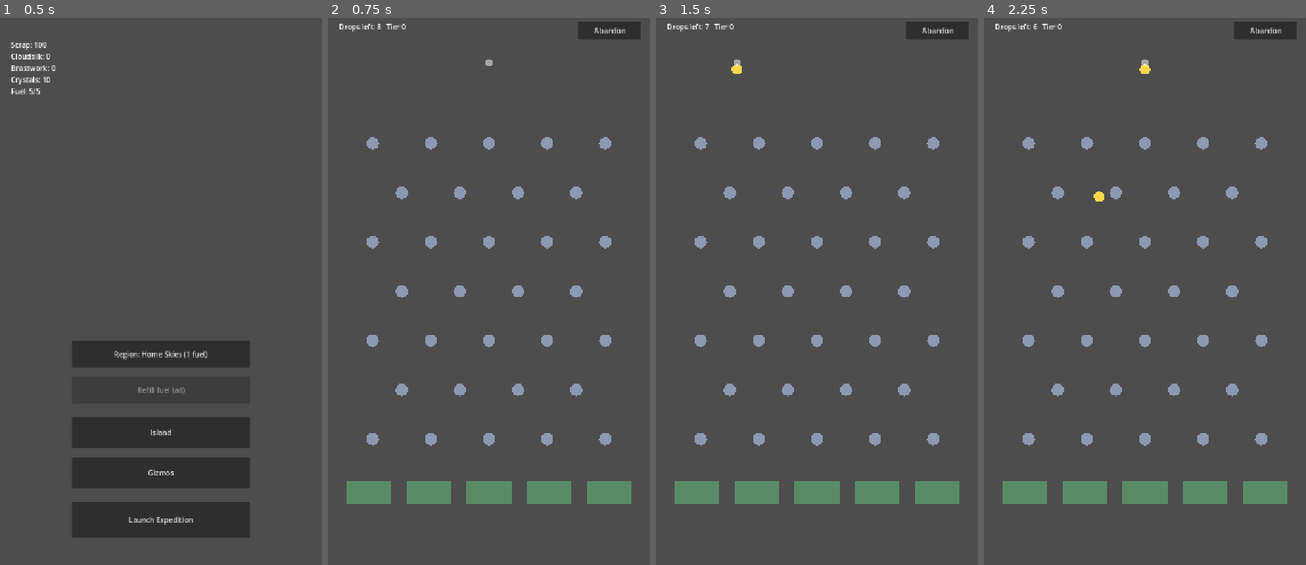
Above: before the commit, frames 1-4 (left to right).
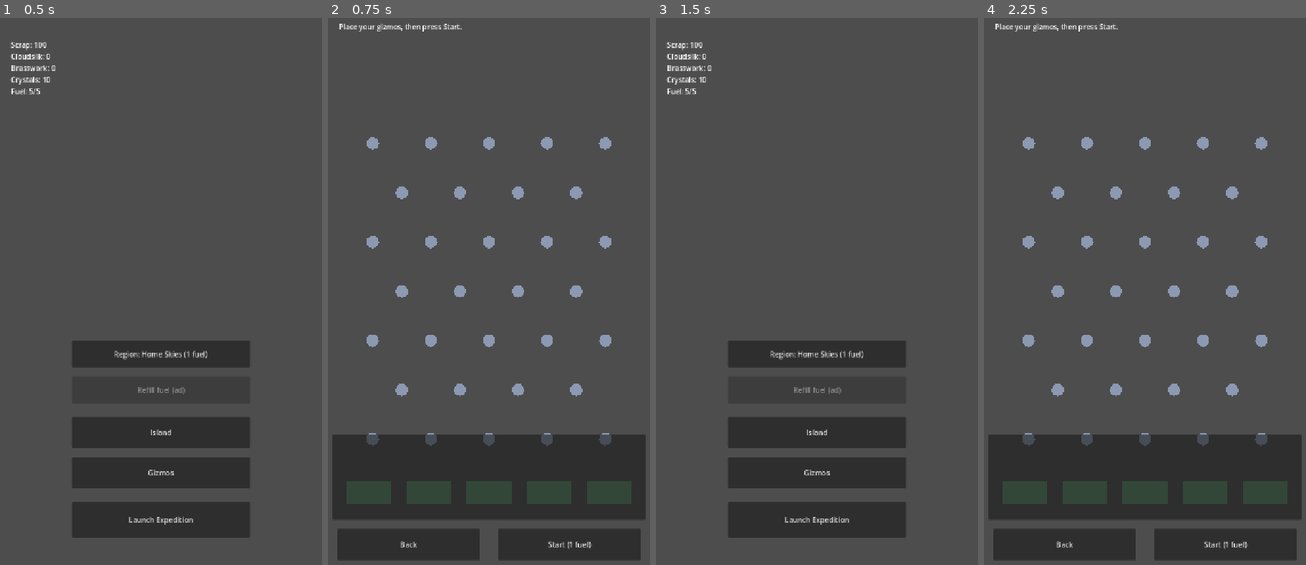
Above: after the commit, the same moments.

Repository: Graydyn/windfall-isle
Game: Godot game, scene res://game/main.tscn
Two runs of this game, one before a commit and one after it. Both use one fixed random seed, a clock stepped at 60 frames per second and the inputs below.
Inputs (mouse positions are in pixels of both pictures, inside the frame that each line leads up to):
- Up to frame 1 (0.5 s): no input
- Up to frame 2 (0.75 s): click "Launch Expedition" at 0.5 s
- Up to frame 3 (1.5 s): click (736, 543) at 1.25 s, where only the run after the commit has a clickable "Back"
- Up to frame 4 (2.25 s): click (1145, 521) at 2 s, where only the run after the commit has a clickable "Launch Expedition"

Frame 1 is identical in both runs. In frame 2, 21% of the frame differs, in the area x 1-99%, y 0-99%; in frame 3, 18%; in frame 4, 21%.

Commit message:
feat: run setup phase with fuel spent on Start
Co-Authored-By: Claude Fable 5 <noreply@anthropic.com>

Diff:
--- a/game/main.gd
+++ b/game/main.gd
@@ -43,11 +43,8 @@
 
 
 func _on_launch_pressed() -> void:
-	var region_entry := RegionModel.entry(DataDefs.run, _selected_region())
-	var cost := RegionModel.fuel_cost(region_entry, GameState.data["island"])
-	if not FuelModel.spend(GameState.data["fuel"], cost, TimeUtil.now()):
-		_refresh()
-		return
+	# Fuel is spent by the run scene's Start button now (drag-drop setup
+	# spec); this button only gates on affordability via _refresh.
 	GameState.save_game()
 	get_tree().change_scene_to_file("res://game/run/salvage_run.tscn")
 
--- a/game/run/salvage_run.gd
+++ b/game/run/salvage_run.gd
@@ -1,8 +1,9 @@
 extends Node2D
-## Glue for one expedition: DropController -> RunModel -> Pod physics ->
-## Skyfield catchers -> Economy. Fuel was already spent by the launcher
-## (main.gd); this scene only runs the drops. Loot is credited per catch, so
-## abandoning or being killed by the OS never loses anything (spec 3.2).
+## Glue for one expedition: a SETUP phase over the built board (drag gizmos
+## into slots, fuel unspent), then Start spends fuel, installs gizmos, and
+## runs the drops. Loot is credited per catch, so abandoning or being killed
+## by the OS never loses anything (spec 3.2; fuel-on-Start amended by the
+## 2026-08-23 drag-drop setup spec).
 
 const PodScene := preload("res://game/run/pod.tscn")
 
@@ -16,6 +17,10 @@
 var _pending_offers := 0
 var _island_mult := 1.0
 
+enum Phase { SETUP, RUNNING, OVER }
+var _phase := Phase.SETUP
+var _region_id := ""
+
 @onready var board: Skyfield = $Skyfield
 @onready var controller: DropController = $DropController
 
@@ -23,8 +28,8 @@
 func _ready() -> void:
 	var run_defs: Dictionary = DataDefs.run
 	pod_defs = run_defs.get("pod", {})
-	var region_id := RegionModel.selected_id(GameState.data, run_defs, GameState.data["island"])
-	var region: Dictionary = DataDefs.skyfield(region_id)
+	_region_id = RegionModel.selected_id(GameState.data, run_defs, GameState.data["island"])
+	var region: Dictionary = DataDefs.skyfield(_region_id)
 	var run_config: Dictionary = run_defs.duplicate()
 	run_config["drops_per_run"] = IslandEffects.drops_per_run(run_defs, GameState.data["island"], DataDefs.buildings)
 	run_config["quota_tiers"] = region.get("quota_tiers", [])
@@ -32,12 +37,6 @@
 	# Island state cannot change mid-run; read the Lens Array bonus once.
 	_island_mult = IslandEffects.payout_multiplier(GameState.data["island"], DataDefs.buildings)
 	board.build(region, run_defs)
-	var gizmos_state: Dictionary = GameState.data["gizmos"]
-	board.install_gizmos(
-		GizmoLoadout.loadout_for(gizmos_state, region_id),
-		DataDefs.gizmos,
-		GizmoLoadout.owned(gizmos_state),
-		self)
 	controller.configure(region.get("board", {}), float(pod_defs.get("radius", 12.0)))
 	board.pod_caught.connect(_on_pod_caught)
 	controller.drop_requested.connect(_on_drop_requested)
@@ -51,10 +50,18 @@
 	$UI/AbandonButton.pressed.connect(_on_abandon_pressed)
 	$UI/Results/VBox/ReturnButton.pressed.connect(_on_return_pressed)
 	$UI/Results/VBox/DoubleButton.pressed.connect(_on_double_pressed)
+	controller.enabled = false
+	$UI/AbandonButton.visible = false
+	$UI/SetupUI/StartButton.pressed.connect(_on_start_pressed)
+	$UI/SetupUI/BackButton.pressed.connect(_on_setup_back_pressed)
+	$UI/SetupUI/SetupRefreshTimer.timeout.connect(_setup_tick)
+	_setup_tick()
 	_refresh_hud()
 
 
 func _on_drop_requested(x: float) -> void:
+	if _phase != Phase.RUNNING:
+		return
 	if not model.begin_drop():
 		return
 	var pod: Pod = PodScene.instantiate()
@@ -121,6 +128,7 @@
 
 
 func _on_run_over() -> void:
+	_phase = Phase.OVER
 	controller.enabled = false
 	$UI/BoonOffer.visible = false
 	_pending_offers = 0
@@ -142,6 +150,42 @@
 
 func _on_return_pressed() -> void:
 	get_tree().change_scene_to_file("res://game/main.tscn")
+
+
+func _on_start_pressed() -> void:
+	# The single commit point (spec: fuel-on-Start). Back before this is free.
+	if _phase != Phase.SETUP:
+		return
+	var cost := RegionModel.fuel_cost(RegionModel.entry(DataDefs.run, _region_id), GameState.data["island"])
+	if not FuelModel.spend(GameState.data["fuel"], cost, TimeUtil.now()):
+		$UI/SetupUI/SetupStatus.text = "Not enough fuel."
+		return
+	GameState.save_game()
+	var gizmos_state: Dictionary = GameState.data["gizmos"]
+	board.install_gizmos(
+		GizmoLoadout.loadout_for(gizmos_state, _region_id),
+		DataDefs.gizmos,
+		GizmoLoadout.owned(gizmos_state),
+		self)
+	_phase = Phase.RUNNING
+	$UI/SetupUI.visible = false
+	$UI/AbandonButton.visible = true
+	controller.enabled = true
+	_refresh_hud()
+
+
+func _on_setup_back_pressed() -> void:
+	# Free exit: nothing was spent, placements already saved per drop.
+	GameState.save_game()
+	get_tree().change_scene_to_file("res://game/main.tscn")
+
+
+func _setup_tick() -> void:
+	if _phase != Phase.SETUP:
+		return
+	var cost := RegionModel.fuel_cost(RegionModel.entry(DataDefs.run, _region_id), GameState.data["island"])
+	$UI/SetupUI/StartButton.text = "Start (%d fuel)" % cost
+	$UI/SetupUI/StartButton.disabled = FuelModel.current(GameState.data["fuel"], TimeUtil.now()) < cost
 
 
 func _compute_payout(pod: Node, base: Dictionary) -> Dictionary:
@@ -162,6 +206,9 @@
 
 
 func _refresh_hud() -> void:
+	if _phase == Phase.SETUP:
+		$UI/HudLabel.text = "Place your gizmos, then press Start."
+		return
 	var parts := PackedStringArray()
 	for currency in model.loot:
 		parts.append("%s +%d" % [currency, int(model.loot[currency])])
@@ -303,7 +350,7 @@
 	if _pending_offers > 0:
 		_show_next_offer()
 		return
-	if not model.is_over():
+	if not model.is_over() and _phase == Phase.RUNNING:
 		controller.enabled = true
 
 
--- a/game/run/salvage_run.tscn
+++ b/game/run/salvage_run.tscn
@@ -68,3 +68,47 @@
 
 [node name="SkipButton" type="Button" parent="UI/BoonOffer/VBox"]
 text = "Skip"
+
+[node name="SetupUI" type="Control" parent="UI"]
+anchors_preset = 15
+anchor_right = 1.0
+anchor_bottom = 1.0
+mouse_filter = 2
+
+[node name="SlotTargets" type="Control" parent="UI/SetupUI"]
+anchors_preset = 15
+anchor_right = 1.0
+anchor_bottom = 1.0
+mouse_filter = 2
+
+[node name="TrayPanel" type="PanelContainer" parent="UI/SetupUI"]
+offset_left = 10.0
+offset_top = 930.0
+offset_right = 710.0
+offset_bottom = 1120.0
+
+[node name="TrayFlow" type="HFlowContainer" parent="UI/SetupUI/TrayPanel"]
+
+[node name="StartButton" type="Button" parent="UI/SetupUI"]
+offset_left = 380.0
+offset_top = 1140.0
+offset_right = 700.0
+offset_bottom = 1210.0
+text = "Start"
+
+[node name="BackButton" type="Button" parent="UI/SetupUI"]
+offset_left = 20.0
+offset_top = 1140.0
+offset_right = 340.0
+offset_bottom = 1210.0
+text = "Back"
+
+[node name="SetupStatus" type="Label" parent="UI/SetupUI"]
+offset_left = 20.0
+offset_top = 1220.0
+offset_right = 700.0
+offset_bottom = 1260.0
+
+[node name="SetupRefreshTimer" type="Timer" parent="UI/SetupUI"]
+wait_time = 1.0
+autostart = true
--- a/tests/test_boon_integration.gd
+++ b/tests/test_boon_integration.gd
@@ -18,6 +18,7 @@
 	GameState.data["created_at"] = 1000
 	GameState.data["fuel"]["updated_at"] = 1000
 	scene = add_child_autofree(RunScene.instantiate())
+	scene._on_start_pressed()
 	scene._rng.seed = 20260818
 
 func after_all() -> void:
--- a/tests/test_gizmo_integration.gd
+++ b/tests/test_gizmo_integration.gd
@@ -59,6 +59,7 @@
 	GameState._io = SaveIO.new("user://test_gizmo_integration.json")
 	GameState.data = SaveSchema.default_data(DataDefs.economy, DataDefs.gizmos)
 	var scene = add_child_autofree(preload("res://game/run/salvage_run.tscn").instantiate())
+	scene._on_start_pressed()
 	var scrap_before := Economy.balance("scrap")
 	scene._on_drop_requested(360.0)
 	var pod: Node = get_tree().get_nodes_in_group("pods")[0]
@@ -82,6 +83,7 @@
 	GameState._io = SaveIO.new("user://test_gizmo_integration.json")
 	GameState.data = SaveSchema.default_data(DataDefs.economy, DataDefs.gizmos)
 	var scene = add_child_autofree(preload("res://game/run/salvage_run.tscn").instantiate())
+	scene._on_start_pressed()
 	var vane = preload("res://game/run/gizmos/splitter_vane.tscn").instantiate()
 	# x=130 sits 30-35px from every real peg column in region_1 (peg+pod
 	# radii sum to 26), clearing a straight fall; x=360 lands dead-center on
--- /dev/null
+++ b/tests/test_run_setup.gd
@@ -0,0 +1,90 @@
+extends GutTest
+## The setup phase (spec: drag-drop gizmo setup): the scene opens over the
+## built board with nothing installed and no fuel spent; Start is the single
+## commit point. Scene-changing handlers (Back) are never invoked here.
+
+const RunScene := preload("res://game/run/salvage_run.tscn")
+const TEST_SAVE := "user://test_run_setup.json"
+
+var scene
+
+
+func before_each() -> void:
+	GameState._io = SaveIO.new(TEST_SAVE)
+	GameState.data = SaveSchema.default_data(DataDefs.economy, DataDefs.gizmos)
+	GameState.data["created_at"] = 1000
+	GameState.data["fuel"]["updated_at"] = 1000
+	scene = add_child_autofree(RunScene.instantiate())
+
+
+func after_all() -> void:
+	var dir := DirAccess.open("user://")
+	for f in ["test_run_setup.json", "test_run_setup.json.tmp", "test_run_setup.json.bak"]:
+		if dir.file_exists(f):
+			dir.remove(f)
+	GameState._io = SaveIO.new()
+	GameState.load_game(DataDefs.economy, TimeUtil.now(), DataDefs.gizmos, DataDefs.buildings)
+
+
+func test_scene_opens_in_setup() -> void:
+	assert_false(scene.get_node("DropController").enabled, "no aiming during setup")
+	assert_true(scene.get_node("UI/SetupUI").visible)
+	assert_false(scene.get_node("UI/AbandonButton").visible)
+	assert_eq(scene.get_node("Skyfield/Gizmos").get_child_count(), 0,
+		"gizmos install at Start, not at boot")
+	assert_eq(FuelModel.current(GameState.data["fuel"], TimeUtil.now()), 5,
+		"no fuel is spent by entering the scene")
+	assert_string_contains(String(scene.get_node("UI/HudLabel").text), "Place your gizmos")
+
+func test_drops_are_ignored_during_setup() -> void:
+	var drops_before: int = scene.model.drops_remaining()
+	scene._on_drop_requested(360.0)
+	assert_eq(scene.model.drops_remaining(), drops_before, "a drop before Start must not consume")
+	assert_eq(get_tree().get_nodes_in_group("pods").size(), 0)
+
+func test_start_spends_the_region_cost_once_and_installs() -> void:
+	GizmoLoadout.set_slot(GameState.data["gizmos"], "region_1", "slot_0", "wind_fan")
+	scene._on_start_pressed()
+	assert_eq(FuelModel.current(GameState.data["fuel"], TimeUtil.now()), 4, "region 1 costs 1 fuel")
+	assert_eq(scene.get_node("Skyfield/Gizmos").get_child_count(), 1, "the saved loadout installs at Start")
+	assert_true(scene.get_node("DropController").enabled)
+	assert_false(scene.get_node("UI/SetupUI").visible)
+	assert_true(scene.get_node("UI/AbandonButton").visible)
+	scene._on_start_pressed()
+	assert_eq(FuelModel.current(GameState.data["fuel"], TimeUtil.now()), 4,
+		"Start is a one-way gate; a second press spends nothing")
+
+func test_start_persists_the_debit() -> void:
+	scene._on_start_pressed()
+	var saved := SaveIO.new(TEST_SAVE).read()
+	assert_eq(FuelModel.current(saved["fuel"], TimeUtil.now()), 4,
+		"an OS kill right after Start must not refund the fuel")
+
+func test_start_without_fuel_stays_in_setup_and_explains() -> void:
+	GameState.data["fuel"]["amount"] = 0
+	GameState.data["fuel"]["updated_at"] = TimeUtil.now()
+	scene._on_start_pressed()
+	assert_false(scene.get_node("DropController").enabled)
+	assert_true(scene.get_node("UI/SetupUI").visible)
+	assert_eq(scene.get_node("Skyfield/Gizmos").get_child_count(), 0)
+	assert_string_contains(String(scene.get_node("UI/SetupUI/SetupStatus").text), "Not enough fuel")
+
+func test_setup_tick_reflects_affordability() -> void:
+	scene._setup_tick()
+	assert_false(scene.get_node("UI/SetupUI/StartButton").disabled)
+	assert_string_contains(String(scene.get_node("UI/SetupUI/StartButton").text), "1 fuel")
+	GameState.data["fuel"]["amount"] = 0
+	GameState.data["fuel"]["updated_at"] = TimeUtil.now()
+	scene._setup_tick()
+	assert_true(scene.get_node("UI/SetupUI/StartButton").disabled)
+
+func test_boon_close_never_enables_drops_during_setup() -> void:
+	# Unreachable in play (offers need catches), but the phase guard must hold:
+	# _close_offer re-enables the controller only while RUNNING.
+	scene._close_offer()
+	assert_false(scene.get_node("DropController").enabled)
+
+func test_back_button_exists_and_hud_returns_to_normal_after_start() -> void:
+	assert_not_null(scene.get_node_or_null("UI/SetupUI/BackButton"))
+	scene._on_start_pressed()
+	assert_string_contains(String(scene.get_node("UI/HudLabel").text), "Drops left:")
--- a/tests/test_salvage_run.gd
+++ b/tests/test_salvage_run.gd
@@ -12,6 +12,7 @@
 	GameState.data["created_at"] = 1000
 	GameState.data["fuel"]["updated_at"] = 1000
 	scene = add_child_autofree(RunScene.instantiate())
+	scene._on_start_pressed()
 
 func after_all() -> void:
 	var dir := DirAccess.open("user://")
@@ -92,13 +93,16 @@
 	assert_true(pod.has_meta("caught"),
 		"swept pods must be marked so no catcher or watchdog can resolve them later")
 
-func test_ready_installs_loadout_gizmos() -> void:
+func test_start_installs_loadout_gizmos() -> void:
 	GameState.data["gizmos"]["owned"]["test_gizmo"] = 1
 	DataDefs.gizmos["defs"]["test_gizmo"] = {"name": "Test Gizmo", "scene": "res://tests/fixtures/test_gizmo.tscn"}
 	GizmoLoadout.set_slot(GameState.data["gizmos"], "region_1", "slot_0", "test_gizmo")
 	var second = add_child_autofree(RunScene.instantiate())
+	assert_eq(second.get_node("Skyfield/Gizmos").get_child_count(), 0,
+		"nothing installs at boot; placement is still editable")
+	second._on_start_pressed()
 	assert_eq(second.get_node("Skyfield/Gizmos").get_child_count(), 1,
-		"the run scene installs the persisted loadout at boot")
+		"the run scene installs the persisted loadout at Start")
 	DataDefs.gizmos["defs"].erase("test_gizmo")
 
 func test_compute_payout_applies_pod_value_mult() -> void:
Not shown, added: tests/test_run_setup.gd.uid
